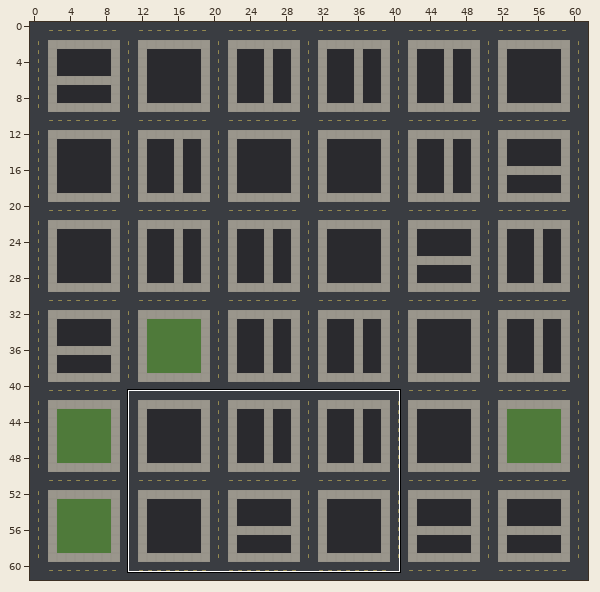
Tiled map (JSON) -- public/maps/city.tmj. Above: a wide view before the commit, with the close-up outlined.
Close-up. First the earlier version:
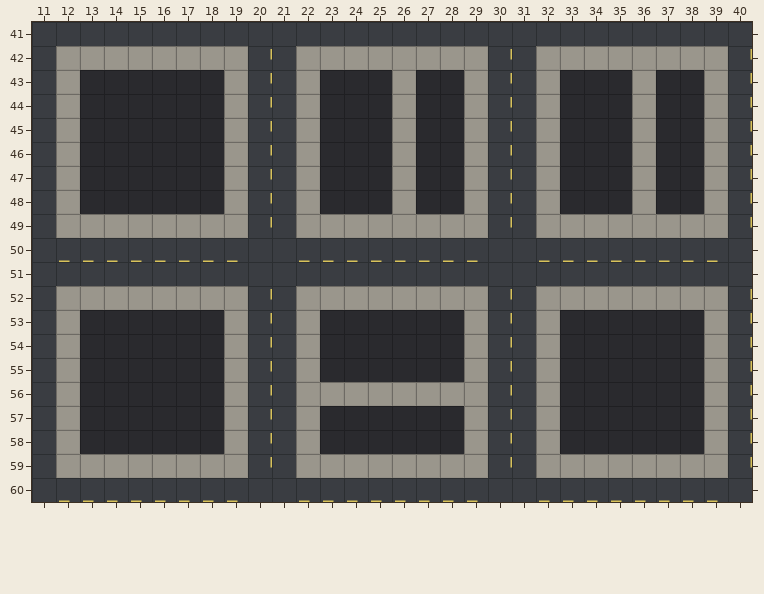
Cells are 64x64 px. Shown: x 11..40, y 41..60. The commit also changed other parts of the map, which this record leaves out.
New version:
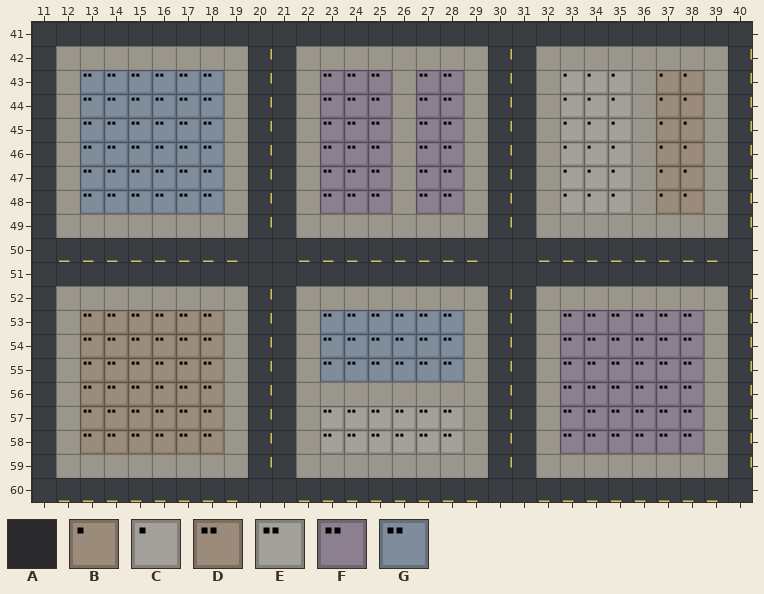
Key: from "city": A 5, B 8, C 10, D 15, E 17, F 18, G 20.
_ is an empty cell, . an unchanged one.
Diff:
--- layer "tiles"
@@ x 13..38 @@
-43 AAAAAA....AAA.AA....AAA.AA
-44 AAAAAA....AAA.AA....AAA.AA
-45 AAAAAA....AAA.AA....AAA.AA
-46 AAAAAA....AAA.AA....AAA.AA
-47 AAAAAA....AAA.AA....AAA.AA
-48 AAAAAA....AAA.AA....AAA.AA
+43 GGGGGG....FFF.FF....CCC.BB
+44 GGGGGG....FFF.FF....CCC.BB
+45 GGGGGG....FFF.FF....CCC.BB
+46 GGGGGG....FFF.FF....CCC.BB
+47 GGGGGG....FFF.FF....CCC.BB
+48 GGGGGG....FFF.FF....CCC.BB
@@ x 13..38 @@
-53 AAAAAA....AAAAAA....AAAAAA
-54 AAAAAA....AAAAAA....AAAAAA
-55 AAAAAA....AAAAAA....AAAAAA
-56 AAAAAA..............AAAAAA
-57 AAAAAA....AAAAAA....AAAAAA
-58 AAAAAA....AAAAAA....AAAAAA
+53 DDDDDD....GGGGGG....FFFFFF
+54 DDDDDD....GGGGGG....FFFFFF
+55 DDDDDD....GGGGGG....FFFFFF
+56 DDDDDD..............FFFFFF
+57 DDDDDD....EEEEEE....FFFFFF
+58 DDDDDD....EEEEEE....FFFFFF
